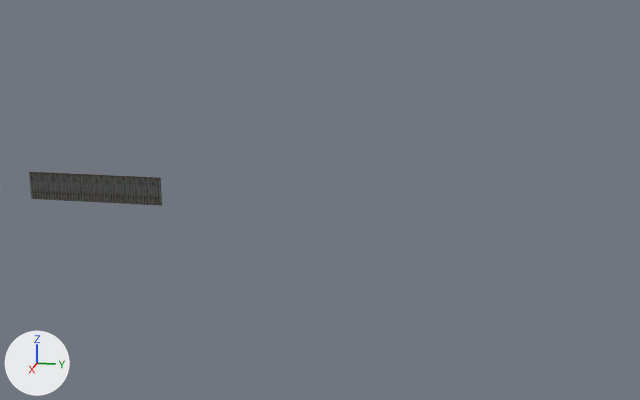
One commit to the glTF model Bansaithong_Sound/3D Model/old_metal.glb: the scene before it, then after it.
Both versions are drawn from a camera (50 mm lens) standing at (6864.0, 2731.0, 1830.0) and looking at (-31.0, 1352.0, 106.0). Every picture has the same lights, and +X, +Y and +Z are marked at lower left. Vertices at the same position are counted once.

Names of what the first picture shows: 'root'.
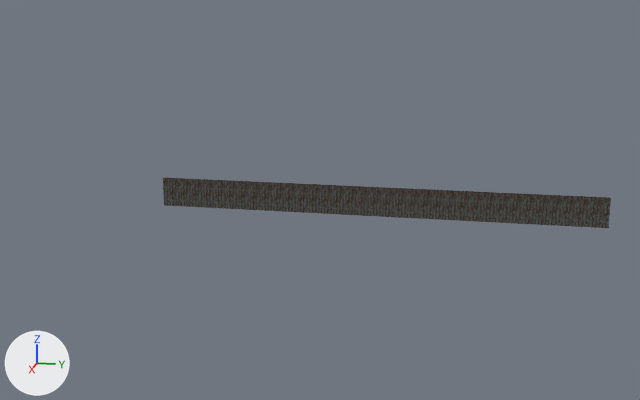
Commit message: new not old

What differs and where, as boxes [x1, y1, x2, y2] in the pictures (640 x 400 px):
'root', reshaped (235% wider, 49% taller): before [29, 172, 162, 206]; after [163, 177, 611, 228]
part 1 of me_mesh_0, deleted: before [29, 172, 162, 206]
part 2 of me_mesh_0, added: after [163, 177, 611, 228]

The edits, one by one:
Material 'default material.001' (mat_default_material_001) is new.
Its base color is (0.339, 0.339, 0.339) (grey #9d9d9d).
Its metallic is 0.1.
Its roughness is 0.9.
me_mesh_0 is used by ob_root; location (0.0, 0.0, 0.0).
me_mesh_0 had 4272 vertices, 5040 faces and spanned x -7.0..8.0, y -1202.0..0.0, z 0.0..241.0.
me_mesh_0 now has 13392 vertices, 15696 faces and spans x -18.0..5.0, y -2.0..3610.0, z 0.0..241.0.
me_mesh_0 part 1: 36 loose pieces with 2352 vertices, spanning x -7.0..8.0, y -1202.0..0.0, z 0.0..241.0, are deleted.
me_mesh_0 part 2: 11472 vertices added at x -18.0..5.0, y 16.0..3610.0, z 0.0..241.0.
me_mesh_0 now uses material mat_default_material_001 (grey #9d9d9d).
